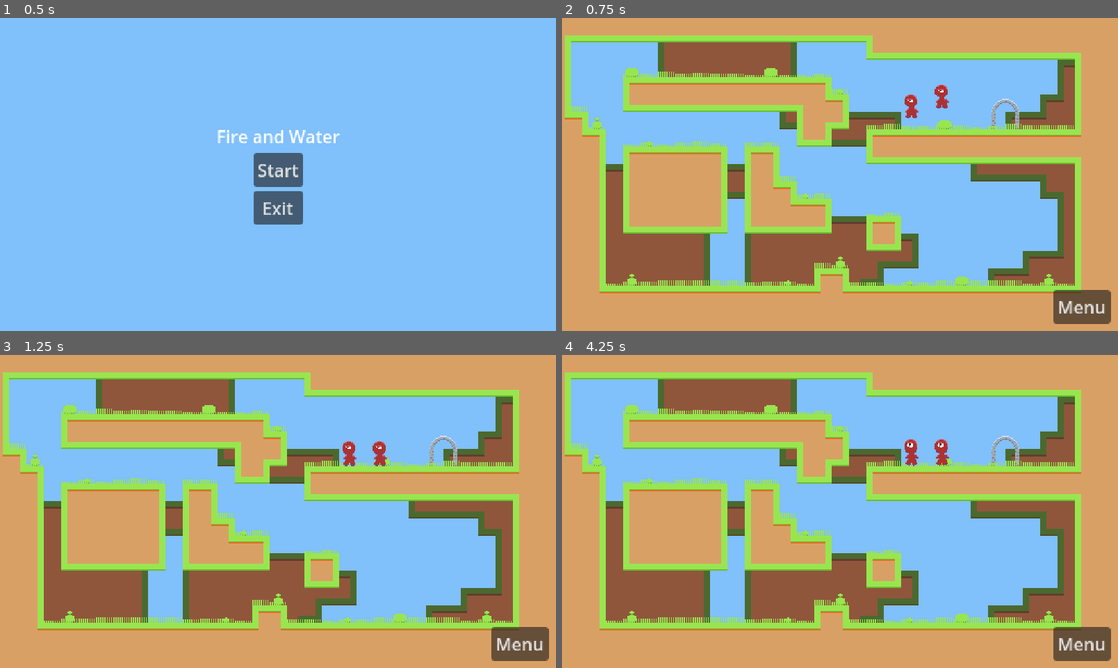
Above: before the commit, frames 1-4 (two rows, left to right).
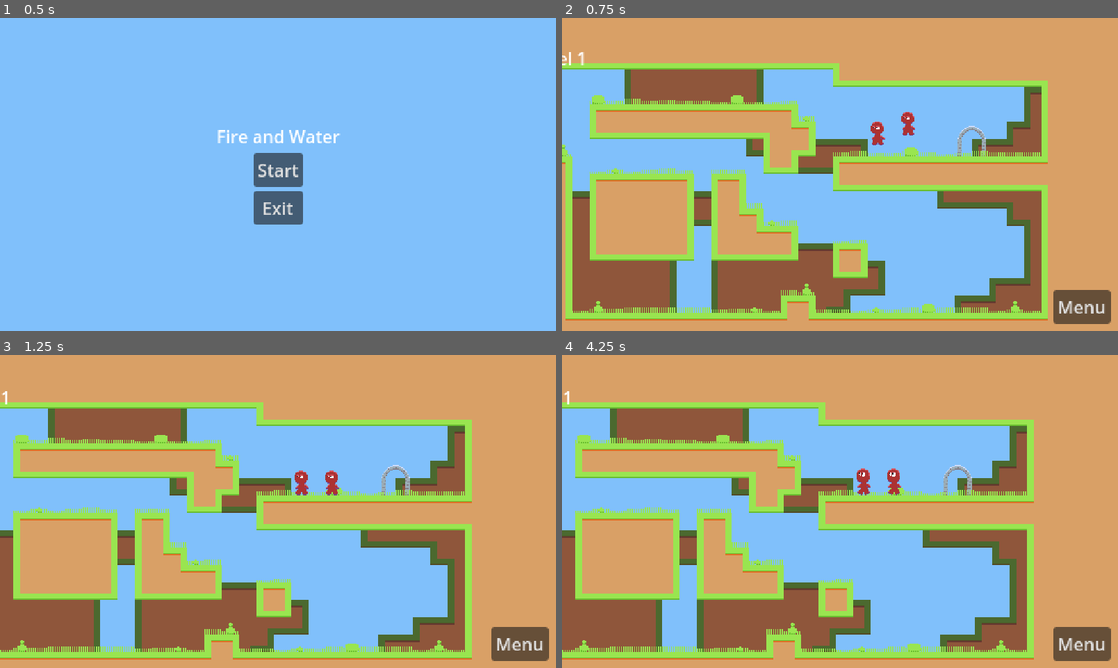
Above: after the commit, the same moments.

Repository: JohannesKoenig/fire-and-water
Game: Godot game, scene res://scenes/menu/main_menu.tscn
Two runs of this game, one before a commit and one after it. Both use one fixed random seed, a clock stepped at 60 frames per second and the inputs below.
Inputs:
- Up to frame 1 (0.5 s): no input
- Up to frame 2 (0.75 s): click "Start" at 0.5 s
- Up to frame 3 (1.25 s): no input
- Up to frame 4 (4.25 s): click "Menu" at 1.25 s; click "Continue" at 2 s

Frame 1 is identical in both runs. In frame 2, 64% of the frame differs, in the area x 0-94%, y 5-97%; in frame 3, 67%; in frame 4, 67%, in the area x 0-94%, y 5-98%.

Commit message:
add camera smoothing !

Diff:
--- a/game/scenes/levels/level.tscn
+++ b/game/scenes/levels/level.tscn
@@ -8,6 +8,8 @@
 
 [node name="FireSpawnPoint" type="Marker2D" parent="."]
 
+[node name="FocusPoint" type="Marker2D" parent="."]
+
 [node name="WaterSpawnPoint" type="Marker2D" parent="."]
 
 [node name="Placeholder" type="Label" parent="."]
--- a/game/scenes/levels/level_1.tscn
+++ b/game/scenes/levels/level_1.tscn
@@ -10,17 +10,20 @@
 [node name="FireSpawnPoint" parent="." index="0"]
 position = Vector2(321, 77)
 
-[node name="WaterSpawnPoint" parent="." index="1"]
+[node name="FocusPoint" parent="." index="1"]
+position = Vector2(258, 145)
+
+[node name="WaterSpawnPoint" parent="." index="2"]
 position = Vector2(349, 68)
-
-[node name="Placeholder" parent="." index="2"]
-text = "Level 1"
 
 [node name="TerrainDemo" parent="." index="3" instance=ExtResource("3_7nth7")]
 
-[node name="Exit" parent="." index="4"]
-position = Vector2(408, 92)
+[node name="Placeholder" parent="." index="4"]
+text = "Level 1"
 
 [node name="ExitFinishCondition" type="Node" parent="." index="5" node_paths=PackedStringArray("exit")]
 script = ExtResource("3_mqb13")
 exit = NodePath("../Exit")
+
+[node name="Exit" parent="." index="6"]
+position = Vector2(408, 92)
--- a/game/scenes/meta_progression.tscn
+++ b/game/scenes/meta_progression.tscn
@@ -1,8 +1,9 @@
-[gd_scene load_steps=4 format=3 uid="uid://7hfjwlvoetv2"]
+[gd_scene load_steps=5 format=3 uid="uid://7hfjwlvoetv2"]
 
 [ext_resource type="Script" path="res://scripts/meta_progression.gd" id="1_5j0tq"]
 [ext_resource type="Script" path="res://scripts/level_transitions.gd" id="2_g7kmn"]
 [ext_resource type="PackedScene" uid="uid://6aiifjgk6hr7" path="res://scenes/menu/in_game_menu.tscn" id="3_wy7o0"]
+[ext_resource type="Script" path="res://scripts/GameCamera.gd" id="4_i3jek"]
 
 [node name="MetaProgression" type="Node2D"]
 script = ExtResource("1_5j0tq")
@@ -31,4 +32,9 @@
 [node name="InGameMenu" parent="CanvasLayer" instance=ExtResource("3_wy7o0")]
 visible = false
 
+[node name="GameCamera" type="Camera2D" parent="."]
+position = Vector2(256, 144)
+position_smoothing_speed = 2.0
+script = ExtResource("4_i3jek")
+
 [connection signal="pressed" from="CanvasLayer/ToggleMenuButton" to="CanvasLayer/InGameMenu" method="open"]
--- /dev/null
+++ b/game/scripts/GameCamera.gd
@@ -0,0 +1,23 @@
+class_name GameCamera extends Camera2D
+
+var current_level: Level
+var players: Array[PlayerCharacter]
+
+func set_level(level: Level):
+	current_level = level
+
+func add_player(player: PlayerCharacter):
+	players.append(player)
+
+func _process(delta):
+	var positions: Array[Vector2] = []
+	for player in players:
+		positions.append(player.global_position)
+
+	if current_level:
+		positions.append(current_level.get_focus_point())
+
+	var sum = positions.reduce(func(a,b): return a + b)
+	var average = sum / len(positions)
+	if global_position.distance_to(average) > 10:
+		global_position = lerp(global_position,average,delta * 5)
--- a/game/scripts/level.gd
+++ b/game/scripts/level.gd
@@ -6,6 +6,7 @@
 @onready var fire_spawn_point = $FireSpawnPoint
 @onready var water_spawn_point = $WaterSpawnPoint
 @onready var placeholder = $Placeholder
+@onready var focus_point = $FocusPoint
 
 var finish_condition: FinishCondition
 
@@ -41,3 +42,6 @@
 		return true
 	else:
 		return false
+
+func get_focus_point() -> Vector2:
+	return focus_point.global_position
--- a/game/scripts/meta_progression.gd
+++ b/game/scripts/meta_progression.gd
@@ -1,12 +1,12 @@
 class_name MetaProgression extends Node2D
 # The main container for the game play scenes - This is where we will manage the
 # currently loaded levels and their transitions.
-
+@onready var game_camera = $GameCamera
 @onready var level_rig = $LevelRig
 @onready var level_transitions = $LevelTransitions
 @onready var player_packed_scene: PackedScene = preload("res://scenes/player_character.tscn")
+
 var current_level_scene: Level
-
 var water_player: PlayerCharacter
 var fire_player: PlayerCharacter
 
@@ -17,6 +17,9 @@
 	fire_player = player_packed_scene.instantiate()
 	add_child(fire_player)
 	fire_player.set_player_id(1)
+
+	game_camera.add_player(water_player)
+	game_camera.add_player(fire_player)
 
 	var first_level_name = level_transitions.get_first_level()
 	load_level(first_level_name)
@@ -38,3 +41,5 @@
 	var spawn_points = current_level_scene.get_spawn_points()
 	water_player.position = spawn_points.water_spawn_point
 	fire_player.position = spawn_points.fire_spawn_point
+
+	game_camera.current_level = current_level_scene
